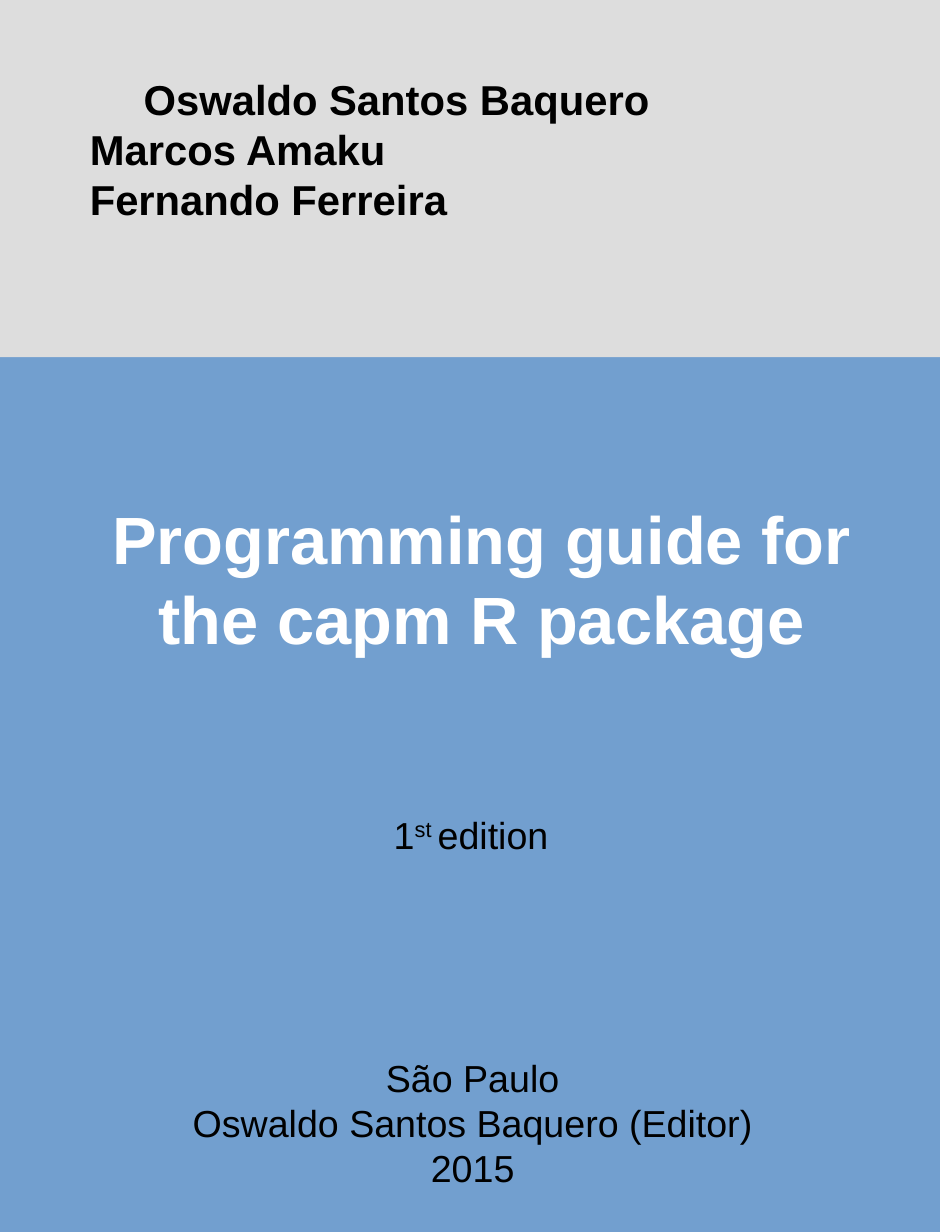
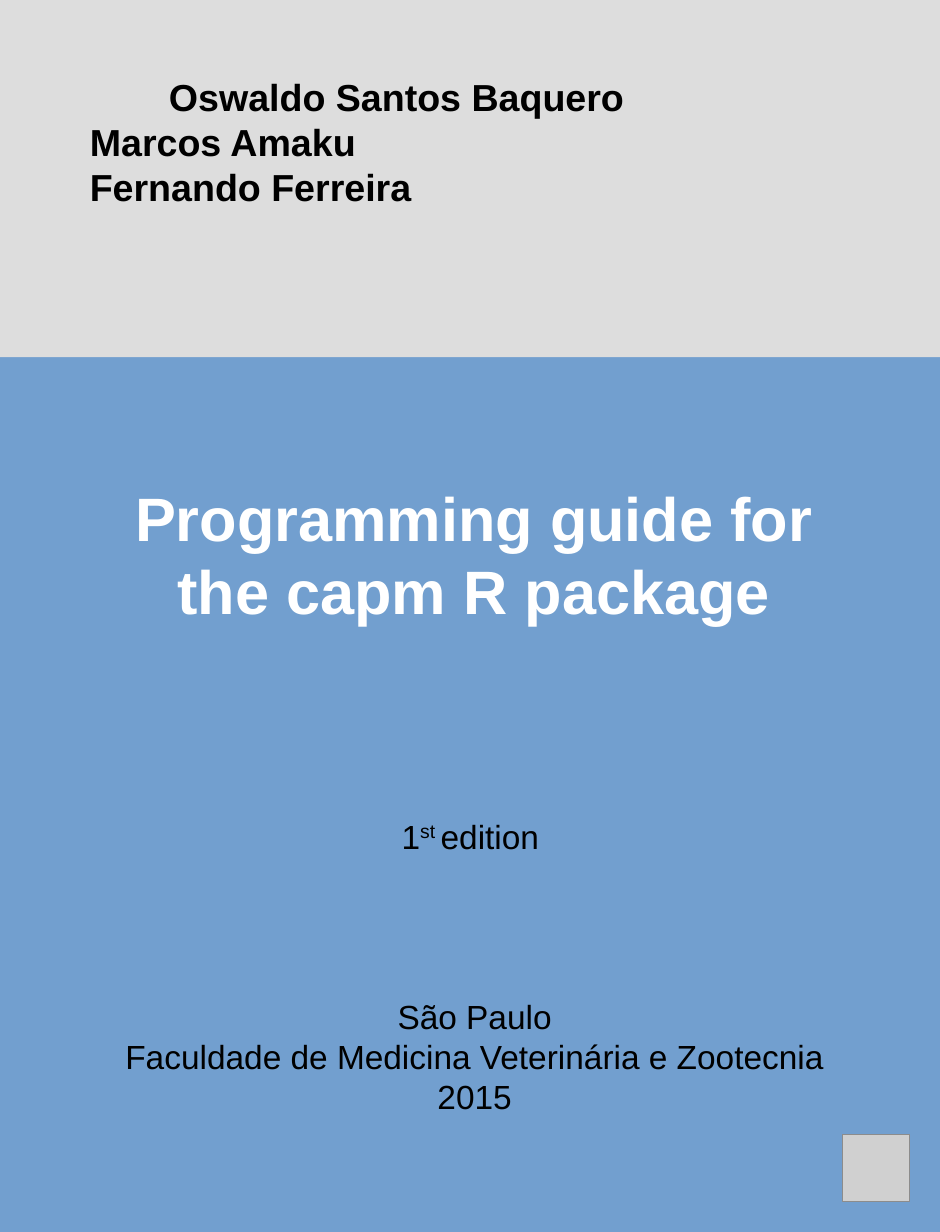
Before and after one commit to eduardocpacheco99/programming-guide-for-the-capm-r-package, a slide deck: slide 1 of cover.odp. Drawn at 940x1232 pixels with LibreOffice and Linux fonts; fonts in the diff are those of the drawing; grey boxes stand for pictures. Boxes give left, top, right and bottom in pixels: in the first picture for what was removed or moved away, otherwise in the second. Text is boxed around its words. In the diff, an @@ line names an element or a change of style, - is before the commit and + after.

```diff
--- a/cover.odp
+++ b/cover.odp
@@ text "Oswaldo Santos Baquero" at bbox=[90, 83, 624, 202]: size 60 to 54 pt @@
@@ text "Programming guide for the capm ...": place and size @@
-text "Programming guide for the capm ..." at bbox=[112, 515, 851, 657]
+text "Programming guide for the capm ..." at bbox=[135, 496, 812, 625]
@@ text "Programming guide for the capm ..." at bbox=[135, 496, 812, 625]: size 96 to 88 pt @@
@@ text "1st edition" at bbox=[441, 824, 539, 850]: size 54 to 48 pt @@
@@ text "São Paulo": place and size @@
-text "São Paulo" at bbox=[193, 1064, 752, 1183]
+text "São Paulo" at bbox=[125, 1004, 824, 1110]
@@ text at bbox=[398, 1004, 551, 1110]: size 54 to 48 pt in "São Paulo", "2015" @@
@@ text at bbox=[125, 1044, 824, 1070]: text changed; size 54 to 48 pt @@
-Oswaldo Santos Baquero (Editor)
+Faculdade de Medicina Veterinária e Zootecnia
@@ picture added at bbox=[843, 1135, 909, 1202] @@
```
Also in this commit, not shown: 8 other files.
